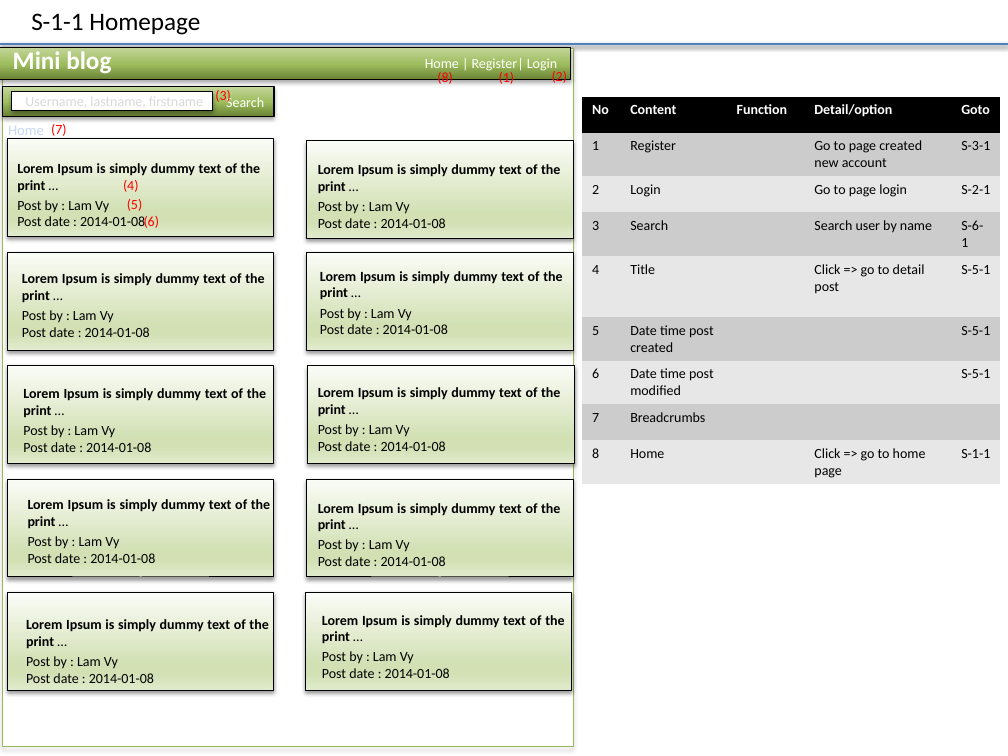
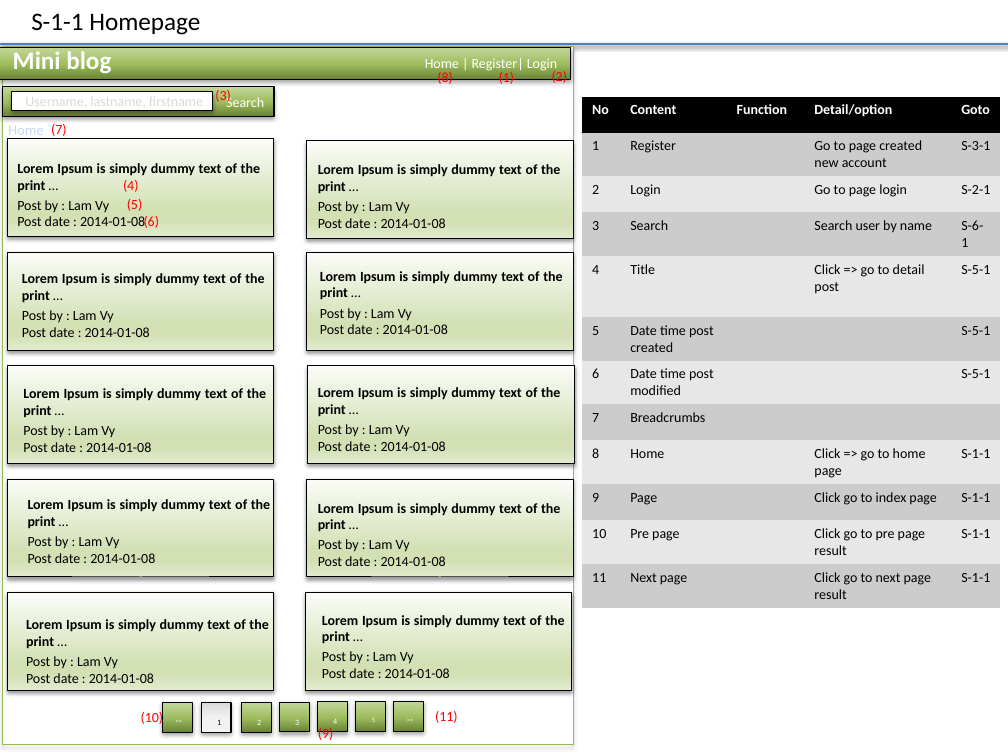
Before and after one commit to Mulodo-PHP-Training/miniblog-lam.vy, a slide deck: slide 3 of doc/frontend/wireframe/TRN-MiniBlog_WireframeDesign_LAMVY.pptx. Drawn at 1008x756 pixels with LibreOffice and Linux fonts; fonts in the diff are those of the drawing. Boxes give left, top, right and bottom in pixels: in the first picture for what was removed or moved away, otherwise in the second. Text is boxed around its words. In the diff, an @@ line names an element or a change of style, - is before the commit and + after.

```diff
--- a/doc/frontend/wireframe/TRN-MiniBlog_WireframeDesign_LAMVY.pptx
+++ b/doc/frontend/wireframe/TRN-MiniBlog_WireframeDesign_LAMVY.pptx
@@ table at (x1=582, y1=97, x2=1001, y2=623) @@
+row 10: 9 | Page |  | Click go to index page | S-1-1
+row 11: 10 | Pre page |  | Click go to pre page result | S-1-1
+row 12: 11 | Next page |  | Click go to next page result | S-1-1
@@ text added at (x1=141, y1=710, x2=164, y2=726), 10 pt, text #FF0000 @@
+(10)
@@ group added at (x1=162, y1=702, x2=423, y2=733): 7 rectangles @@
+<<
+1
+2
+3
+4
+5
+>>
@@ text added at (x1=435, y1=711, x2=458, y2=723), 10 pt, text #FF0000 @@
+(11)
@@ text added at (x1=318, y1=727, x2=334, y2=743), 10 pt, text #FF0000 @@
+(9)
```
Also in this commit, not shown: 1 other slide changed.
